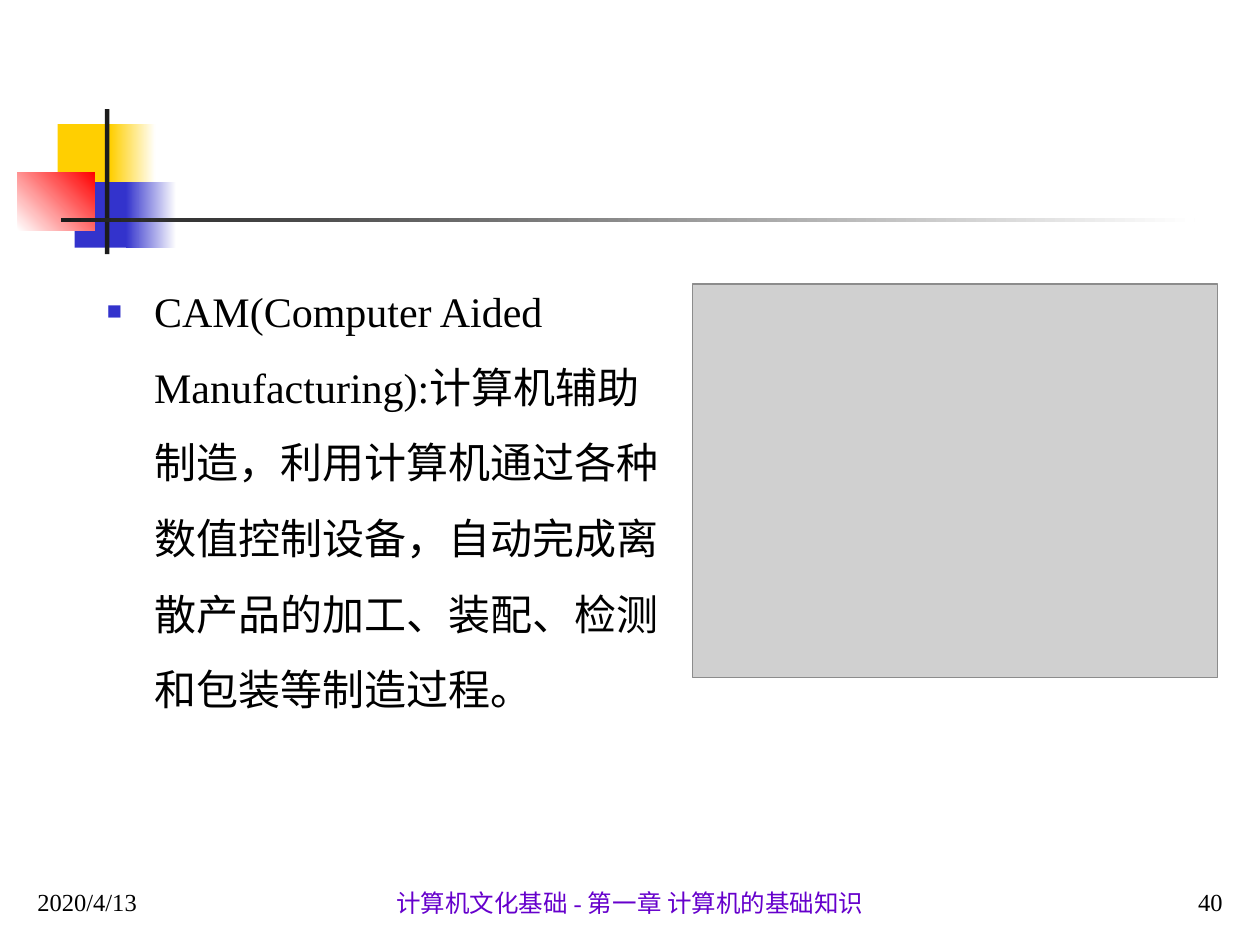
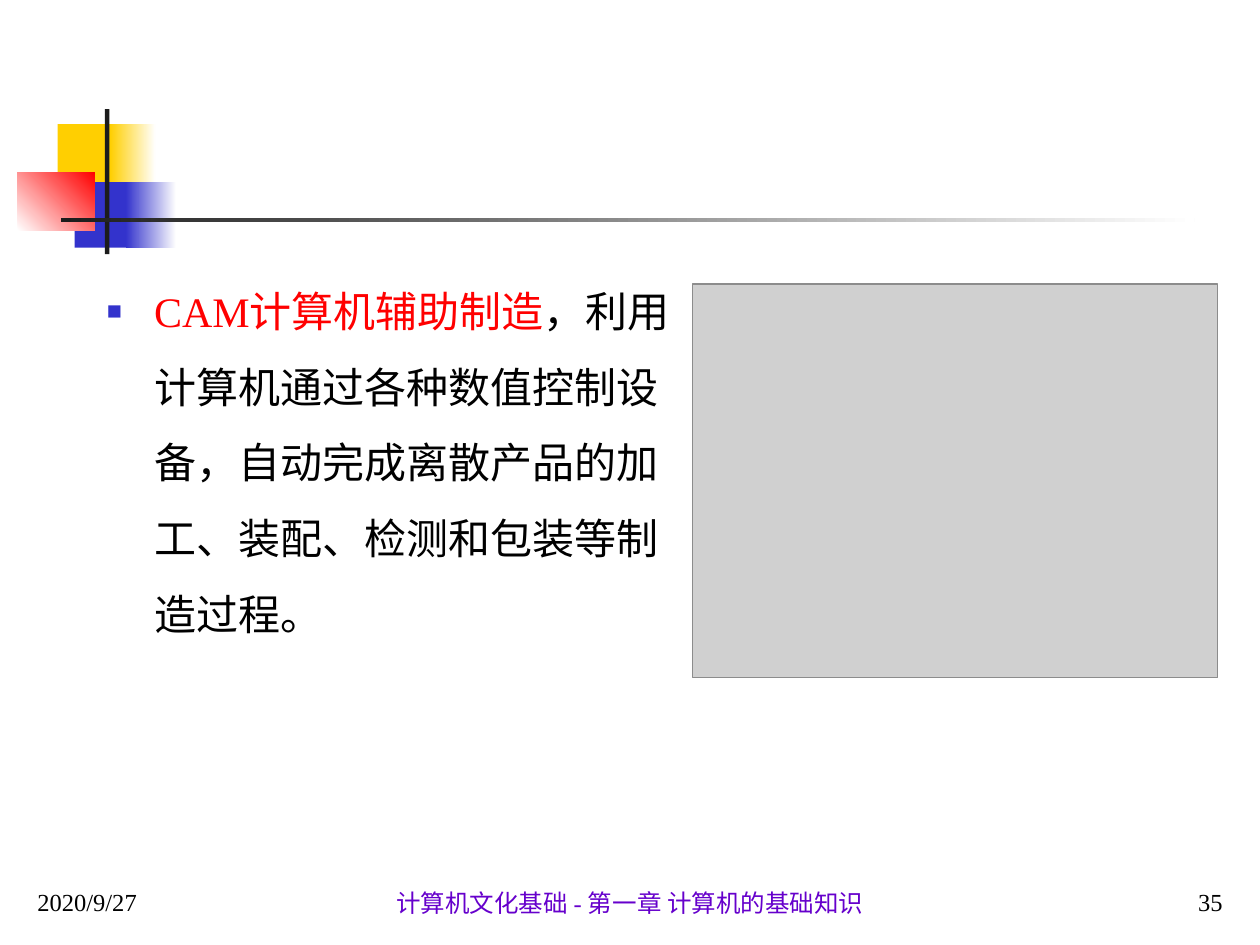
Before and after one commit to sans123wx/class, a slide deck: slide 35 of 计算机应用基础/第1章计算机基础/第1.1章 计算机概述.pptx (slide 40 before the commit). Drawn at 1260x945 pixels with LibreOffice and Linux fonts; fonts in the diff are those of the drawing; grey boxes stand for pictures. Boxes give left, top, right and bottom in pixels: in the first picture for what was removed or moved away, otherwise in the second. Text is boxed around its words. In the diff, an @@ line names an element or a change of style, - is before the commit and + after.

```diff
--- a/计算机应用基础/第1章计算机基础/第1.1章 计算机概述.pptx
+++ b/计算机应用基础/第1章计算机基础/第1.1章 计算机概述.pptx
@@ text at [154, 294, 670, 634]: text changed @@
-■ CAM(Computer Aided Manufacturing):计算机辅助制造，利用计算机通过各种数值控制设备，自动完成离散产品的加工、装配、检测和包装等制造过程。
+■ CAM计算机辅助制造，利用计算机通过各种数值控制设备，自动完成离散产品的加工、装配、检测和包装等制造过程。
@@ text at [37, 894, 136, 912]: text changed @@
-2020/4/13
+2020/9/27
@@ page number at [1198, 894, 1223, 912]: text changed @@
-40
+35
```
Also in this commit, not shown: 93 other slides changed, 1 slide added, 5 slides removed.
